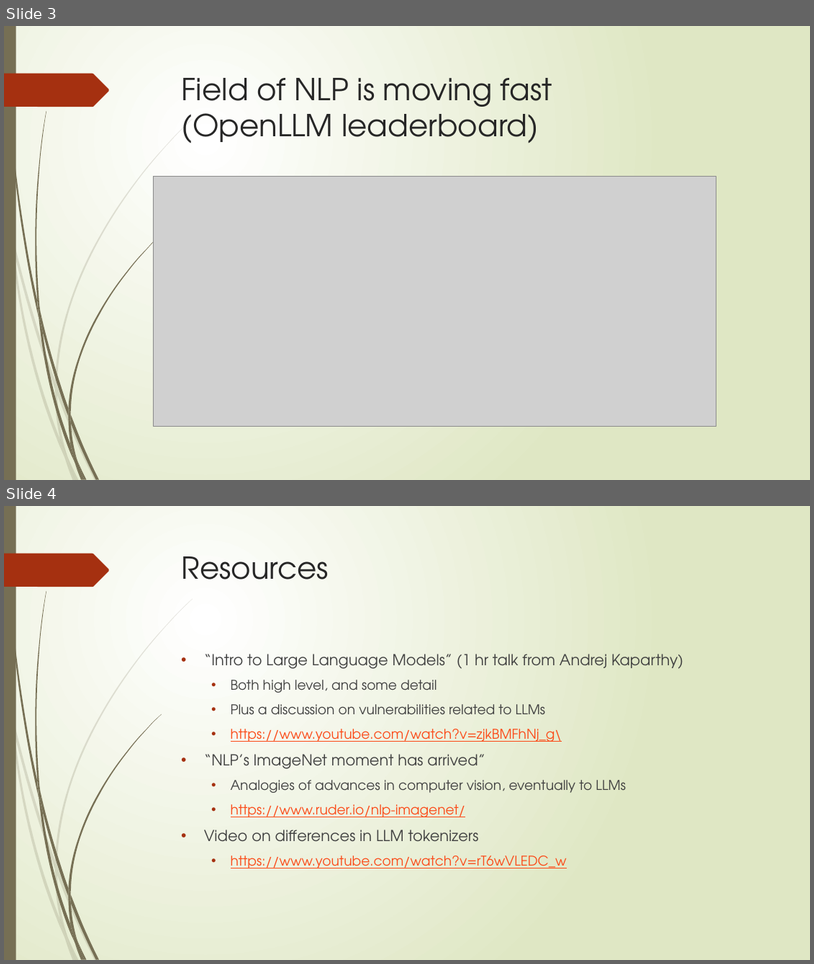
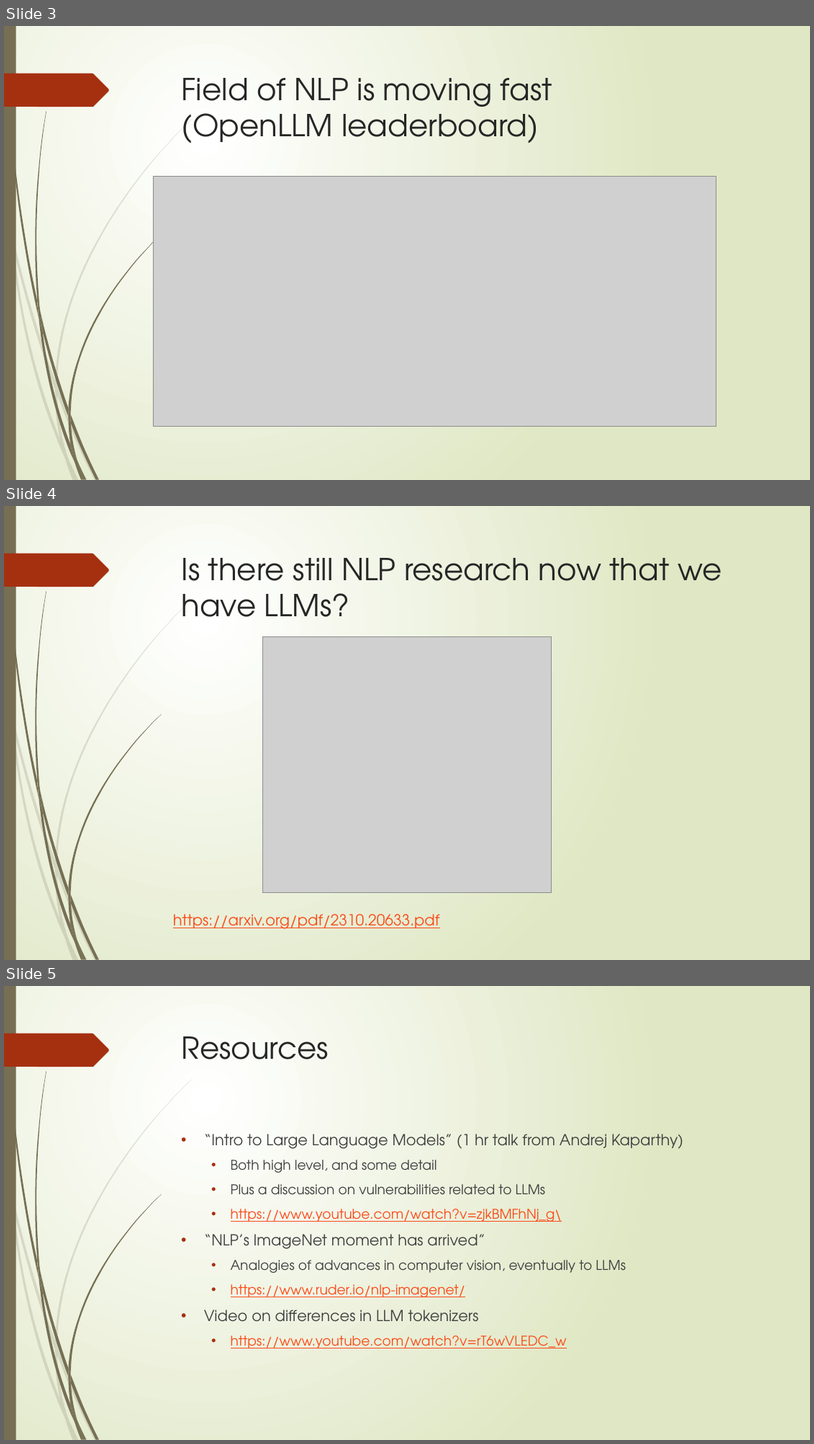
Before and after one commit to abchapman93/DELPHI_Intro_to_NLP_Spring_2024, a slide deck: slides/2024_Delphi_NLP_with_ML_Part_2.pptx. Shown one above the other, each under a label of ours: slides 3 and 4 before the commit, slides 3, 4 and 5 after it. The pictures are 814x964 and 814x1444 pixels, drawn with LibreOffice and Linux fonts; fonts in the diff are those of the drawing; grey boxes stand for pictures. Boxes give left, top, right and bottom in pixels: in the first picture for what was removed or moved away, otherwise in the second. Text is boxed around its words. In the diff, an @@ line names an element or a change of style, - is before the commit and + after.

Commit message:
Adding a slide about research in the era of LLMs

```diff
--- a/slides/2024_Delphi_NLP_with_ML_Part_2.pptx
+++ b/slides/2024_Delphi_NLP_with_ML_Part_2.pptx
@@ slide 4 added at <box>4,506,810,960</box>, background gradient #FFFFFF to #DFE8C4; not listed: 24 template elements that a slide beside it also shows @@
@@ title added at <box>182,558,722,617</box>, 36 pt, text #262626 @@
+Is there still NLP research now that we have LLMs?
@@ picture added at <box>263,636,551,892</box> @@
@@ text added at <box>173,914,440,929</box>, 18 pt, text #FB4A18, underline @@
+https://arxiv.org/pdf/2310.20633.pdf
@@ what was slide 4 is now slide 5 @@
```
